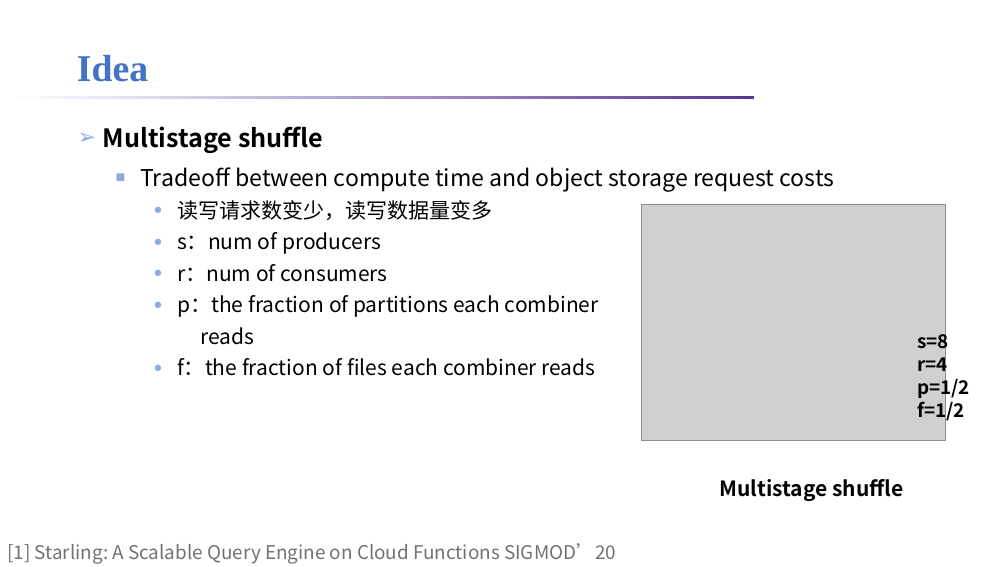
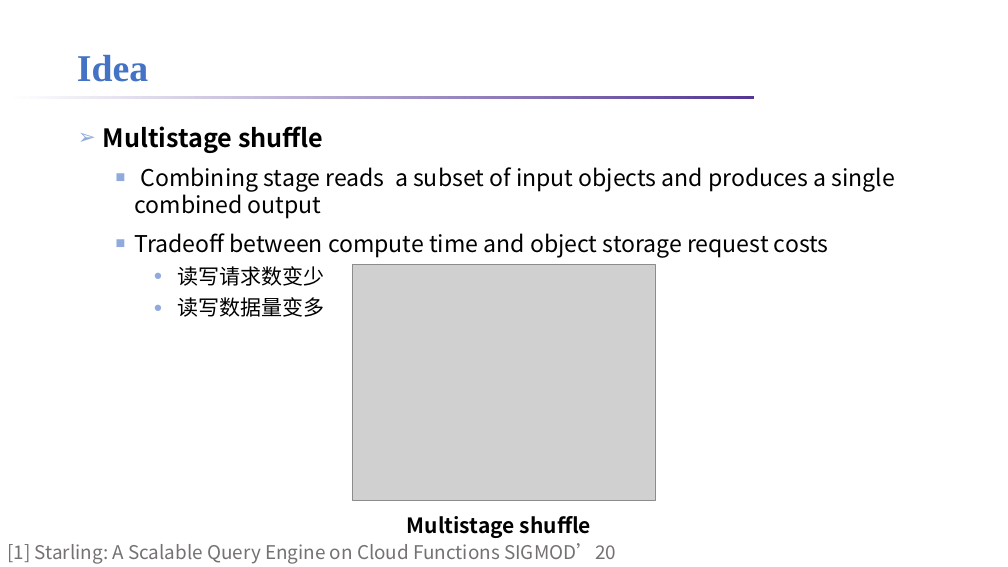
Before and after one commit to lt2000/ADSL, a slide deck: slide 19 of meeting/利用调度解决Serverless的IO时延问题.pptx (slide 15 before the commit). Drawn at 1008x567 pixels with LibreOffice and Linux fonts; fonts in the diff are those of the drawing; grey boxes stand for pictures; background and template pictures are left out. Boxes give left, top, right and bottom in pixels: in the first picture for what was removed or moved away, otherwise in the second. Text is boxed around its words. In the diff, an @@ line names an element or a change of style, - is before the commit and + after.

```diff
--- a/meeting/利用调度解决Serverless的IO时延问题.pptx
+++ b/meeting/利用调度解决Serverless的IO时延问题.pptx
@@ text at (x1=135, y1=167, x2=895, y2=219): paragraph added @@
+  ■ Combining stage reads a subset of input objects and produces a single combined output
@@ text at (x1=177, y1=266, x2=324, y2=317): text changed @@
-    ● 读写请求数变少，读写数据量变多
-    ● s：num of producers
-    ● r：num of consumers
-    ● p：the fraction of partitions each combiner
-    reads
-    ● f：the fraction of files each combiner reads
+    ● 读写请求数变少
+    ● 读写数据量变多
@@ picture moved from (x1=642, y1=205, x2=945, y2=441) to (x1=352, y1=265, x2=656, y2=501) @@
@@ text removed at (x1=917, y1=329, x2=970, y2=422) @@
-s=8
-r=4
-p=1/2
-f=1/2
@@ text "Multistage shuffle" moved from (x1=719, y1=479, x2=904, y2=501) to (x1=407, y1=516, x2=591, y2=538) @@
```
Also in this commit, not shown: 11 other slides changed, 5 slides added, 1 other file.
